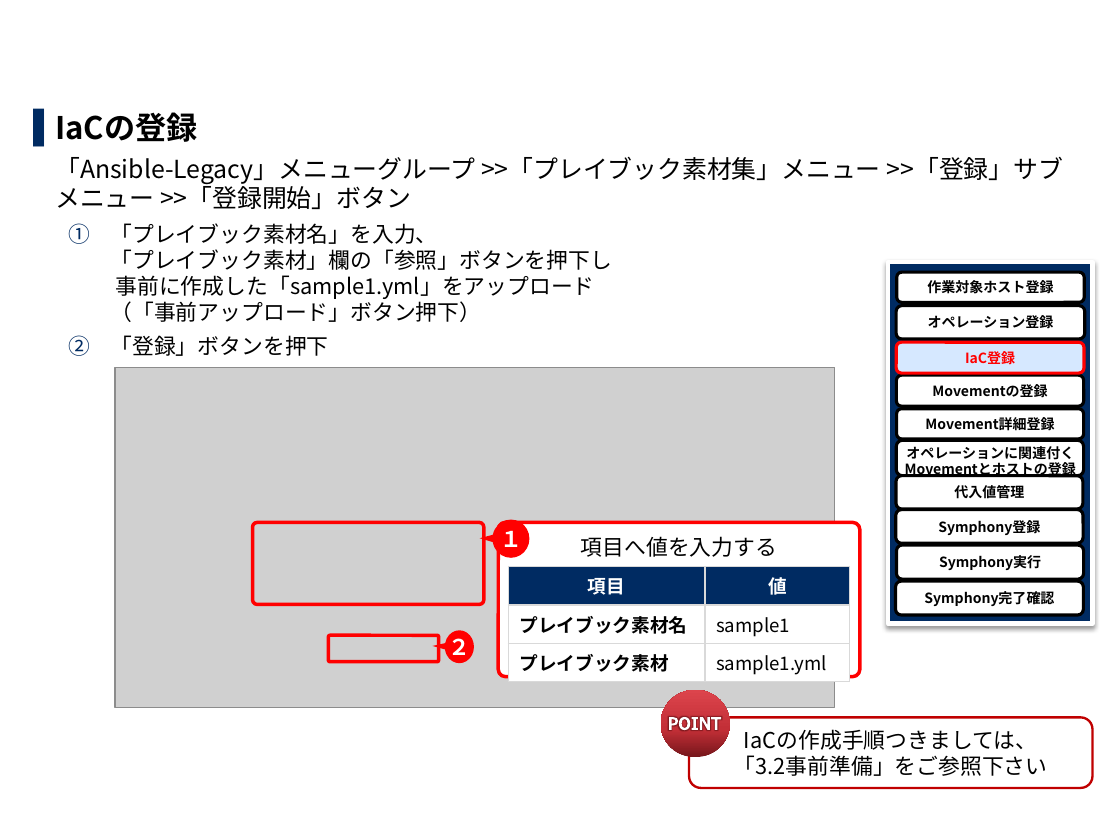
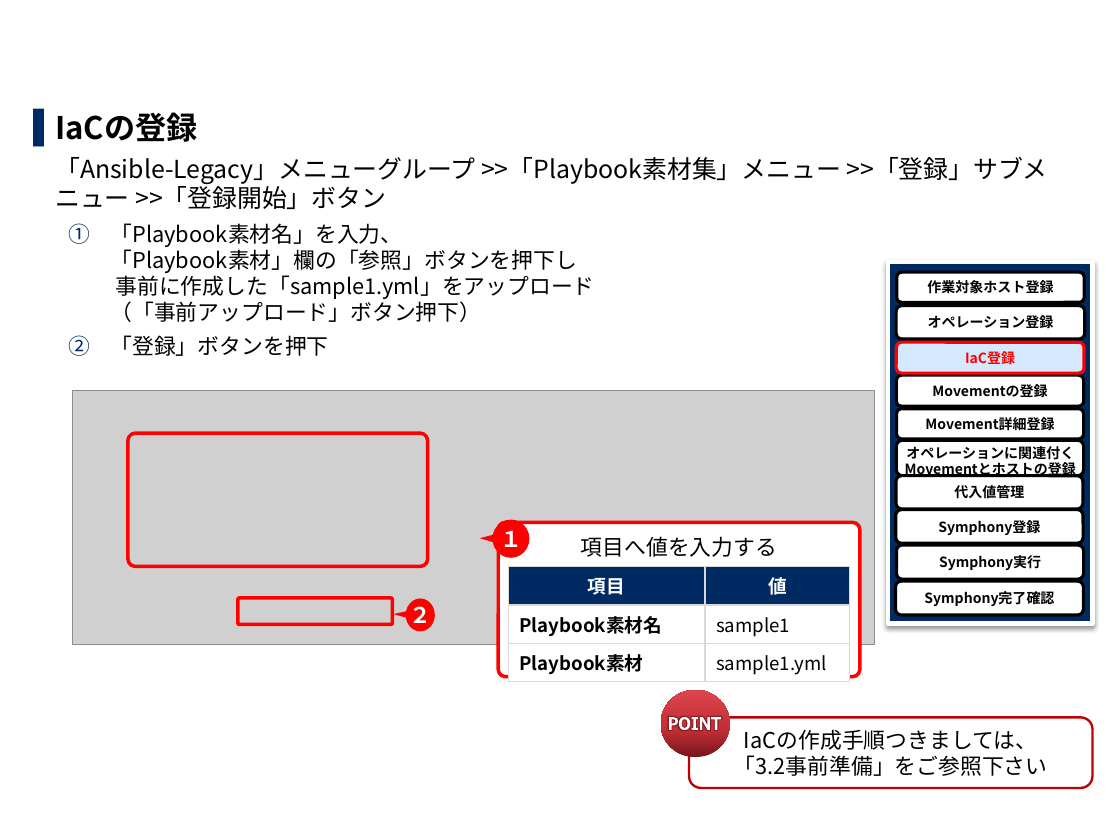
Before and after one commit to exastro-suite/it-automation-docs, a slide deck: slide 20 of asset/Learn_ja/ITA-base_practice_ja.pptx. Drawn at 1120x840 pixels with LibreOffice and Linux fonts; fonts in the diff are those of the drawing; grey boxes stand for pictures; background and template pictures are left out. Boxes give left, top, right and bottom in pixels: in the first picture for what was removed or moved away, otherwise in the second. Text is boxed around its words. In the diff, an @@ line names an element or a change of style, - is before the commit and + after.

Commit message:
v1.7.2

```diff
--- a/asset/Learn_ja/ITA-base_practice_ja.pptx
+++ b/asset/Learn_ja/ITA-base_practice_ja.pptx
@@ text at (55,157,1048,322): text changed @@
-  「Ansible-Legacy」メニューグループ >>「プレイブック素材集」メニュー >>「登録」サブメニュー >>「登録開始」ボタン
-    1. 「プレイブック素材名」を入力、
-       「プレイブック素材」欄の「参照」ボタンを押下し
-       事前に作成した「sample1.yml」をアップロード
-       （「事前アップロード」ボタン押下）
+  「Ansible-Legacy」メニューグループ >>「Playbook素材集」メニュー >>「登録」サブメニュー >>「登録開始」ボタン
+    1. 「Playbook素材名」を入力、
+       「Playbook素材」欄の「参照」ボタンを押下し
+       事前に作成した「sample1.yml」をアップロード
+       （「事前アップロード」ボタン押下）
@@ picture: place and size @@
-picture at (115,367,836,708)
+picture at (72,390,875,644)
@@ rounded rectangle: place and size @@
-rounded rectangle at (252,522,484,604)
+rounded rectangle at (128,433,428,567)
@@ table at (508,567,850,679) @@
-row 2, column 1: プレイブック素材名
+row 2, column 1: Playbook素材名
-row 3, column 1: プレイブック素材
+row 3, column 1: Playbook素材
@@ rounded rectangle: place and size @@
-rounded rectangle at (328,635,438,662)
+rounded rectangle at (237,598,392,625)
@@ speech bubble "２": place and size @@
-speech bubble "２" at (445,631,474,663)
+speech bubble "２" at (405,598,435,631)
```
Also in this commit, not shown: 18 other slides changed.
